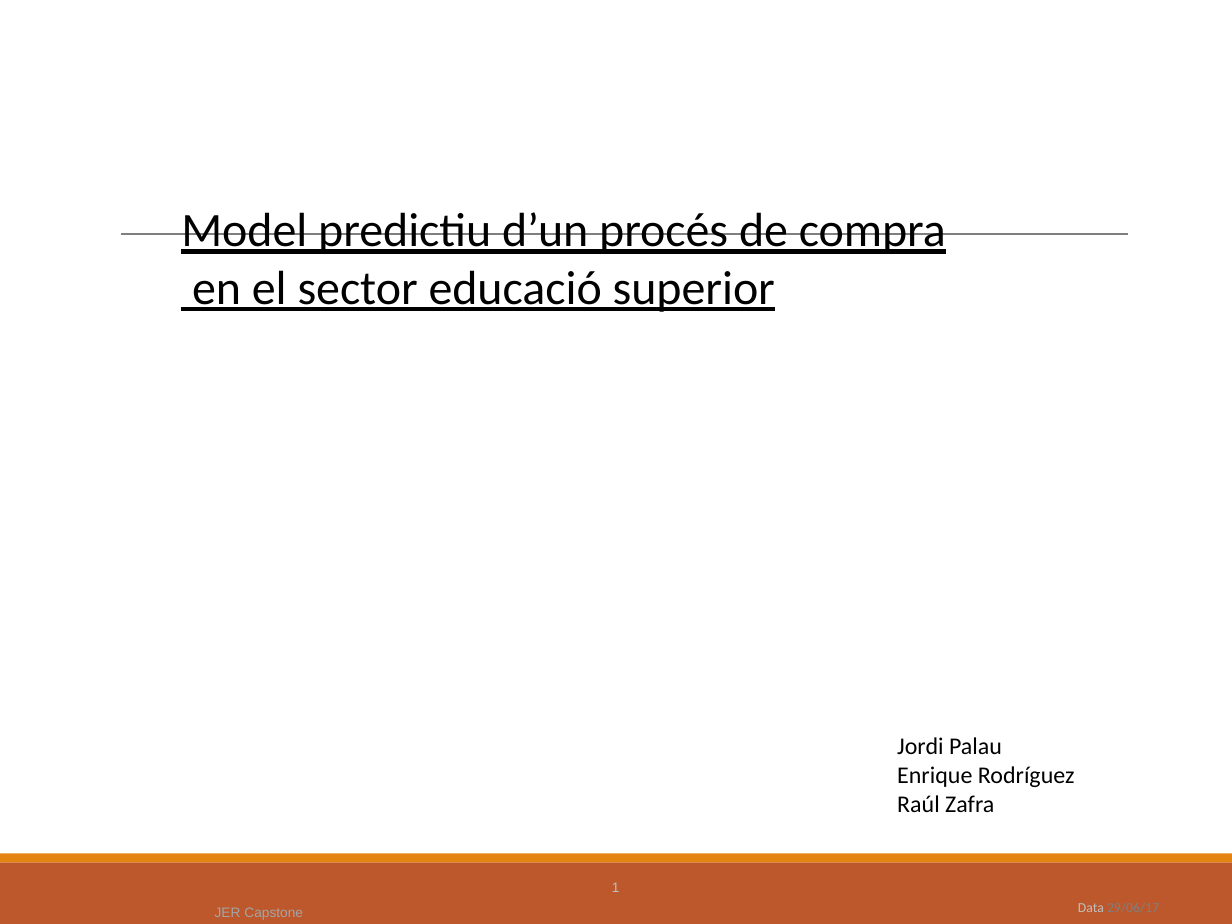
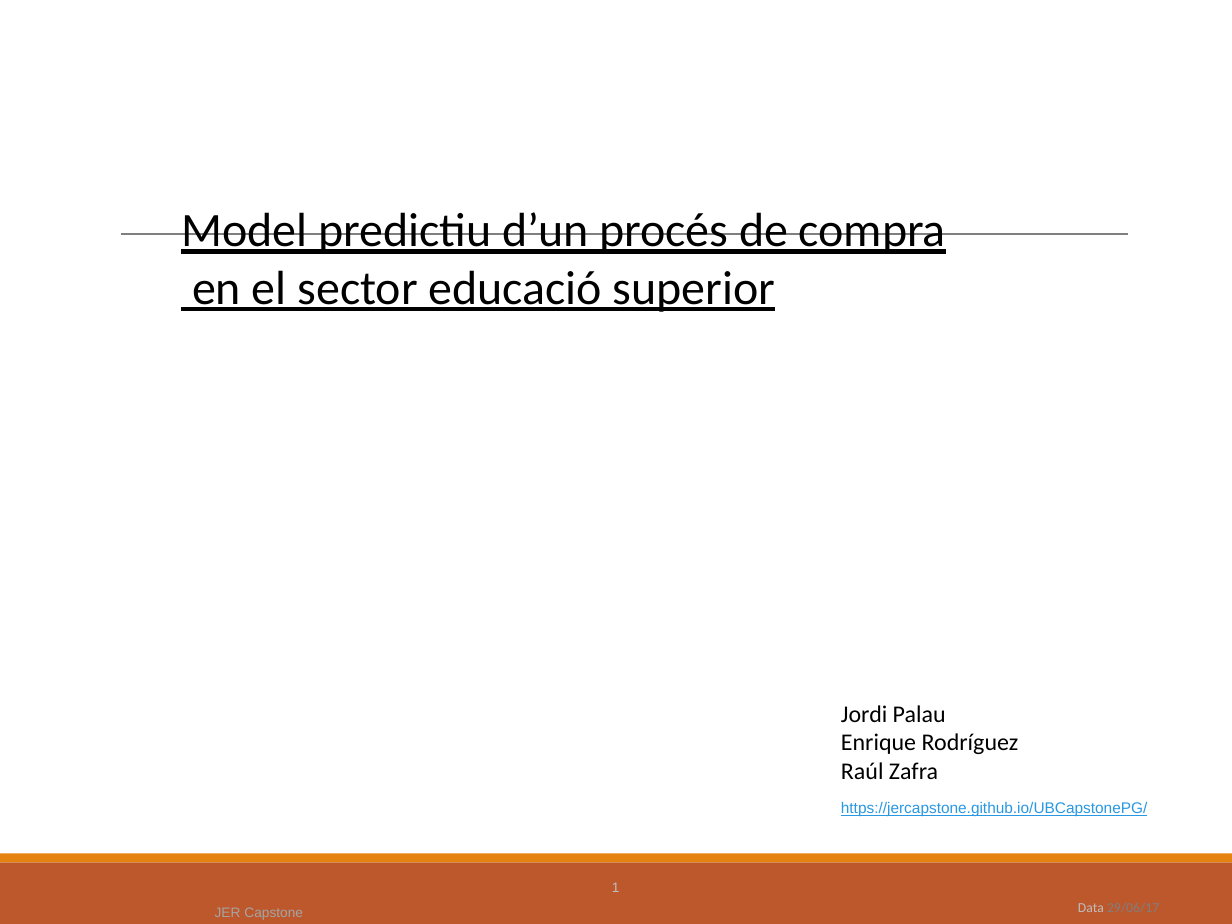
Before and after one commit to jercapstone/UBCapstonePG, a slide deck: slide 1 of JER_Capstone.pptx. Drawn at 1232x924 pixels with LibreOffice and Linux fonts; fonts in the diff are those of the drawing; background and template pictures are left out. Boxes give left, top, right and bottom in pixels: in the first picture for what was removed or moved away, otherwise in the second. Text is boxed around its words. In the diff, an @@ line names an element or a change of style, - is before the commit and + after.

```diff
--- a/JER_Capstone.pptx
+++ b/JER_Capstone.pptx
@@ text "Jordi Palau": place and size @@
-text "Jordi Palau" at bbox=[897, 737, 1075, 812]
+text "Jordi Palau" at bbox=[841, 705, 1019, 779]
@@ text added at bbox=[841, 801, 1147, 816], 9 pt, text #2998E3, underline @@
+https://jercapstone.github.io/UBCapstonePG/
```
